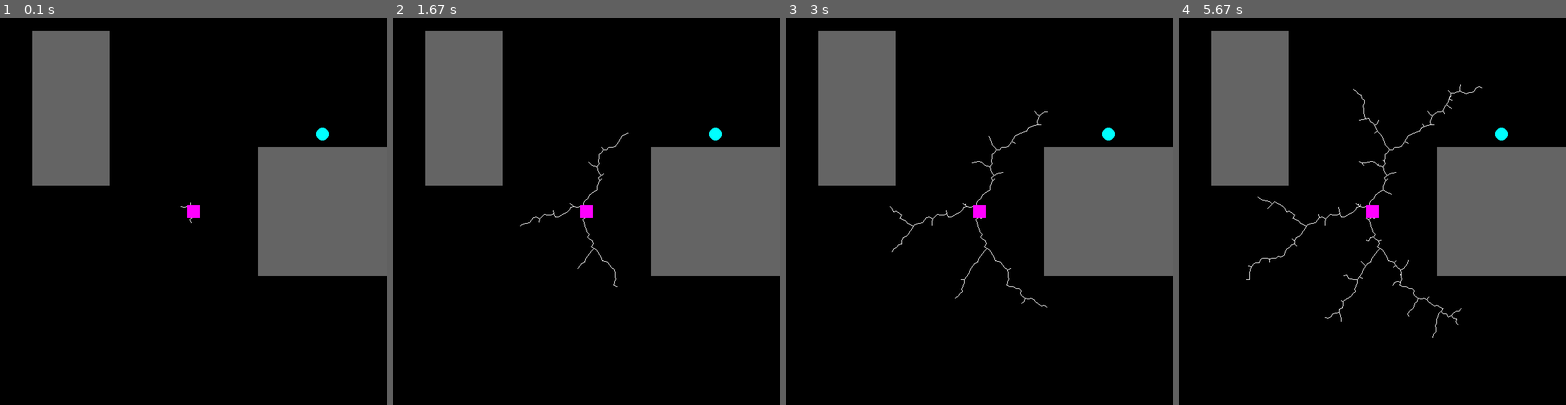
Above: before the commit, frames 1-4 (left to right).
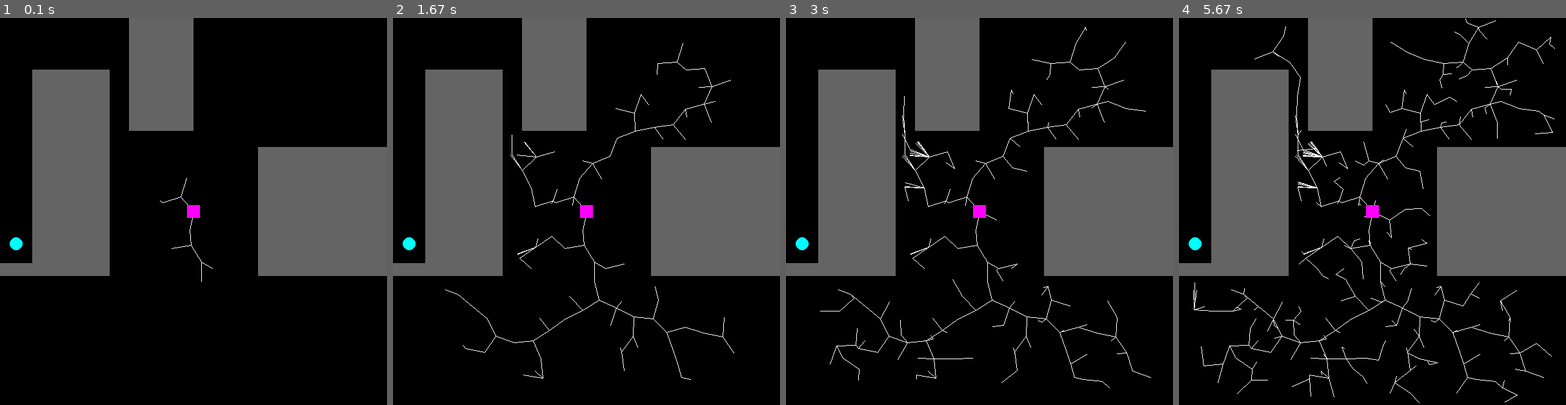
Above: after the commit, the same moments.

Repository: paulaksm/AIProj
Game: pygame game, started from environment.py
Same seed, same stepped clock (60 frames per second), same inputs: the game is played once before the commit and once after it. The source is Python 2; it was converted automatically to run under Python 3.
Inputs:
- Up to frame 1 (0.1 s): no input
- Up to frame 2 (1.67 s): no input
- Up to frame 3 (3 s): no input
- Up to frame 4 (5.67 s): no input

The runs differ from the first frame. In frame 1, 12% of the frame differs, in the area x 0-85%, y 0-69%; in frame 2, 13%; in frame 3, 13%; in frame 4, 14%, in the area x 0-98%, y 0-100%.

Commit message:
Added collision check in tree building phase.

Diff:
--- a/environment.py
+++ b/environment.py
@@ -1,3 +1,4 @@
+#! /usr/bin/env python2
 '''
 Simple concept environment implemented in pygame.
 Testing if it would be suitable as some kind of
@@ -18,6 +19,7 @@
 ROBOT_WIDTH = 20
 ROBOT_HEIGHT = 20
 MAX_NODES = 10000
+STEP_LENGTH = 30.0
 
 screen = pygame.display.set_mode(SIZE);
 clock = pygame.time.Clock()
@@ -38,8 +40,10 @@
     "inits the map"
     global walls
 
-    walls.append(pygame.Rect((50,20),(120,240)))
+    walls.append(pygame.Rect((50,80),(120,320)))
+    walls.append(pygame.Rect((0,380),(50,20)))
     walls.append(pygame.Rect((400,200),(400,200)))
+    walls.append(pygame.Rect((200,0),(100,175)))
 
     for i in walls:
         pygame.draw.rect(screen, (100,100,100), i)
@@ -67,15 +71,15 @@
 
 def new_step(p1, p2):
     "calculates the next step"
-    if eucl_dist(p1,p2) < 5.0:
+    if eucl_dist(p1,p2) < STEP_LENGTH:
         return p2
     else:
         theta = atan2(p2[1]-p1[1],p2[0]-p1[0])
-        return p1[0] + 5.0*cos(theta), p1[1] + 5.0*sin(theta)
+        return p1[0] + STEP_LENGTH*cos(theta), p1[1] + STEP_LENGTH*sin(theta)
 
 def obstaclefree(p1, p2):
     "checks if there are no walls between two points"
-    t = np.arange(0, 1, 0.05)
+    t = np.arange(0, 1, 0.5)
     for ti in t:
         x = p1[0] + (p2[0] - p1[0]) * ti;
         y = p1[1] + (p2[1] - p1[1]) * ti;
@@ -102,7 +106,12 @@
             trashcans[i] = np.random.randint(50, 600-50,2)
 
     "for debug, static trashcan behind wall"
-    trashcans[0] = (500, 180)
+    #trashcans[0] = (500, 180)
+    trashcans[0] = (25, 350)
+    #while True:
+    #    trashcans[0] = (random.randint(0, WIDTH), random.randint(0, HEIGHT))
+    #    if not collides(trashcans[0]):
+    #        break
 
     running = True
     goal = False
@@ -129,7 +138,7 @@
                     for p in nodes:
                         if eucl_dist(p.coord, rand) <= eucl_dist(parent.coord, rand):
                             newPoint = new_step(p.coord, rand)
-                            if collides(newPoint) == False:
+                            if collides(newPoint) == False and obstaclefree(p.coord, newPoint):
                                 parent = p
                                 foundNext = True
 
@@ -141,17 +150,17 @@
                     goal = True
                     goal_node = nodes[-1]
                     curr_state = 'goal_found'
-
+        #xd
         if curr_state == 'goal_found':
 
-            curr_node = goal_node.parent
+            curr_node = goal_node
             while curr_node.parent != None:
                 if curr_node.parent.parent != None and obstaclefree(curr_node.coord, curr_node.parent.parent.coord):
                     curr_node.parent = curr_node.parent.parent
                 else:
                     curr_node = curr_node.parent
 
-            curr_node = goal_node.parent
+            curr_node = goal_node
             while curr_node.parent != None:
                 pygame.draw.line(screen, (150,50,0), curr_node.coord, curr_node.parent.coord, 5)
                 goal_dist += eucl_dist(curr_node.coord, curr_node.parent.coord)
@@ -176,7 +185,6 @@
 
         pygame.display.update()
 
-
     if(goal):
         print("Goal reached in blabla sec, some info")
         print(goal_dist)
